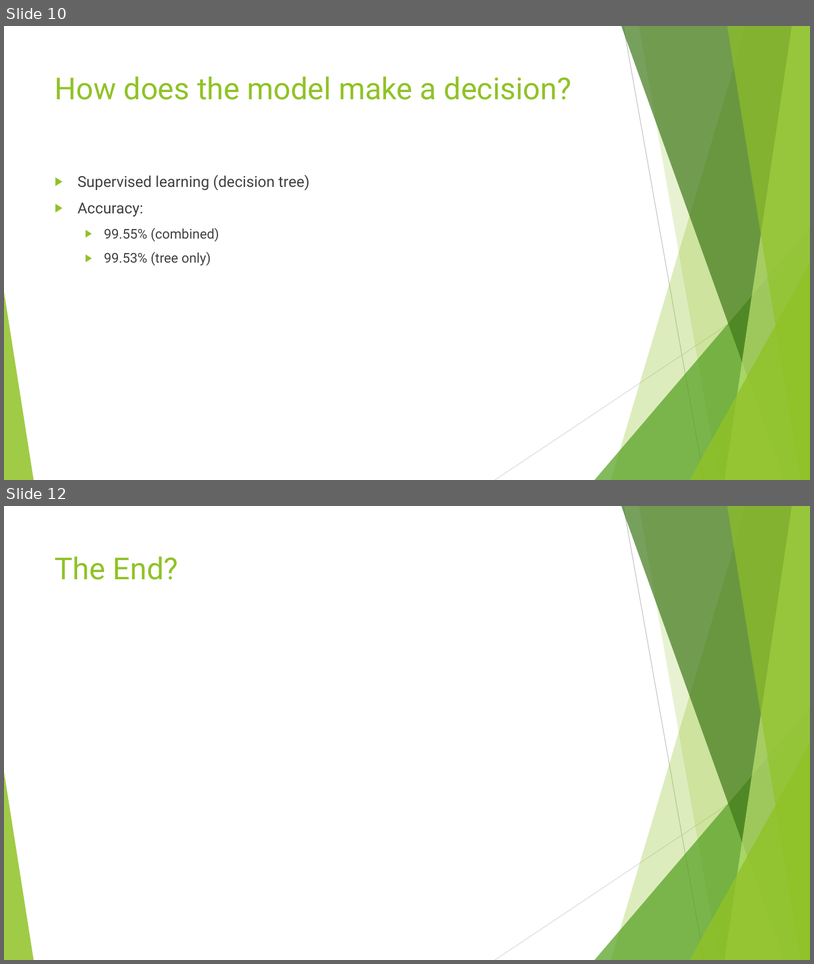
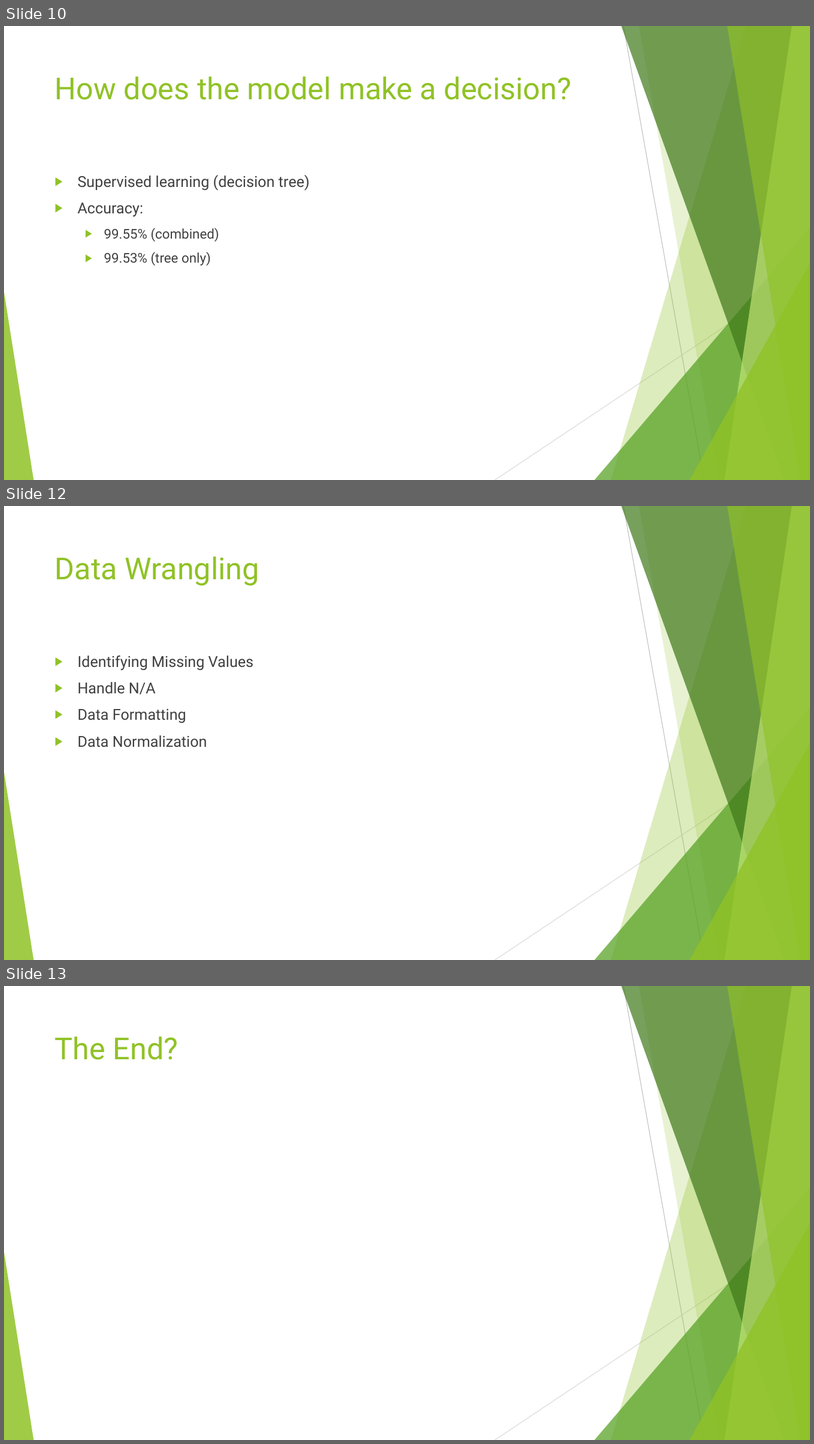
Before and after one commit to RaidenRabit/WASP, a slide deck: Presentation.pptx. Shown one above the other, each under a label of ours: slides 10 and 12 before the commit, slides 10, 12 and 13 after it; the slides between them are not shown. The pictures are 814x964 and 814x1444 pixels, drawn with LibreOffice and Linux fonts; fonts in the diff are those of the drawing. Boxes give left, top, right and bottom in pixels: in the first picture for what was removed or moved away, otherwise in the second. Text is boxed around its words. In the diff, an @@ line names an element or a change of style, - is before the commit and + after.

```diff
--- a/Presentation.pptx
+++ b/Presentation.pptx
@@ slide 12 added at (4,506,810,960), background #FFFFFF; not listed: 10 template elements that a slide beside it also shows @@
@@ title added at (55,556,260,586), 36 pt, text #90C226 @@
+Data Wrangling
@@ text added at (78,655,254,747), 18 pt, text #404040 @@
+▶ Identifying Missing Values
+▶ Handle N/A
+▶ Data Formatting
+▶ Data Normalization
@@ what was slide 12 is now slide 13 @@
```
Also in this commit, not shown: 1 slide changed, 2 other files.
